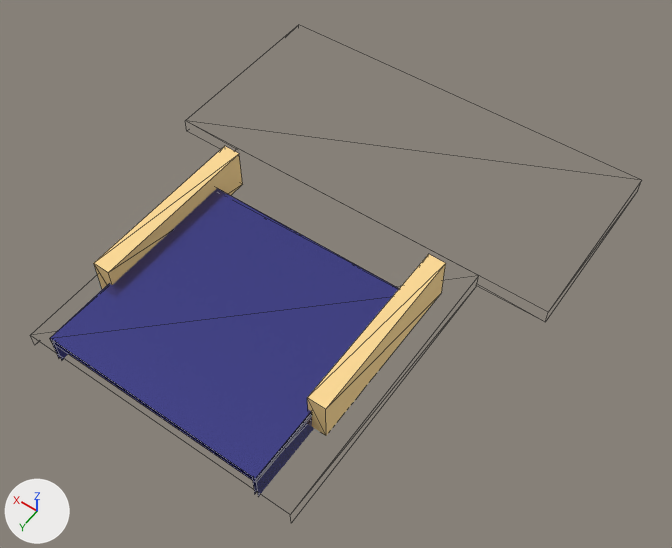
The glTF model public/assets/pusher.glb as it was, and as the next commit left it.
One viewpoint serves both versions: a camera (50 mm lens) standing at (-0.96, 1.135, 2.068) and looking at (-0.08, -0.096, 0.133). Lighting does not change. The marker at lower left points along +X, +Y and +Z. Mesh edges are drawn as thin lines.

The scene before the commit, as lines of its bpy script (objects in view):
```python
mat_floor_back = principled_material('floor-back')
mat_floor_back.base_color = (0.00545, 0.0, 0.0766)  # dark blue #11004e
mat_floor_back.alpha = 0.0
mat_floor_front = principled_material('floor-front')
mat_floor_front.base_color = (0.00545, 0.0, 0.0766)  # dark blue #11004e
mat_floor_front.alpha = 0.0
me_floor_back = bpy.data.meshes.new('floor-back')
me_floor_back.from_pydata(...)  # 8 vertices, 6 faces; spans x -0.4..0.4, y -0.28..0.52, z 0.13..0.175
me_floor_back.materials.append(mat_floor_back)  # dark blue #11004e
me_floor_front = bpy.data.meshes.new('floor-front')
me_floor_front.from_pydata(...)  # 8 vertices, 8 faces; spans x -0.6..0.6, y -0.84..-0.28, z 0.13..0.173
me_floor_front.materials.append(mat_floor_front)  # dark blue #11004e
me_platform_left = bpy.data.meshes.new('platform-left')
me_platform_left.from_pydata(...)  # 8 vertices, 6 faces; spans x -0.31..-0.3, y -0.08..0.52, z 0.15..0.23
me_platform_left.materials.append(mat_platform_left)  # blue #5353a6
ob_floor_back = bpy.data.objects.new('floor-back', me_floor_back)
ob_floor_back.location = (0.0, 0.0, 0.0)
ob_floor_front = bpy.data.objects.new('floor-front', me_floor_front)
ob_floor_front.location = (0.0, 0.0, 0.0)
ob_platform_left = bpy.data.objects.new('platform-left', me_platform_left)
ob_platform_left.location = (0.0, 0.0, 0.0)
# also in view: 'wall-right' at (0.325, 0.07, 0.23); 'platform-top' at (0.0, 0.22, 0.23); 'wall-left' at (-0.325, 0.07, 0.23)
```
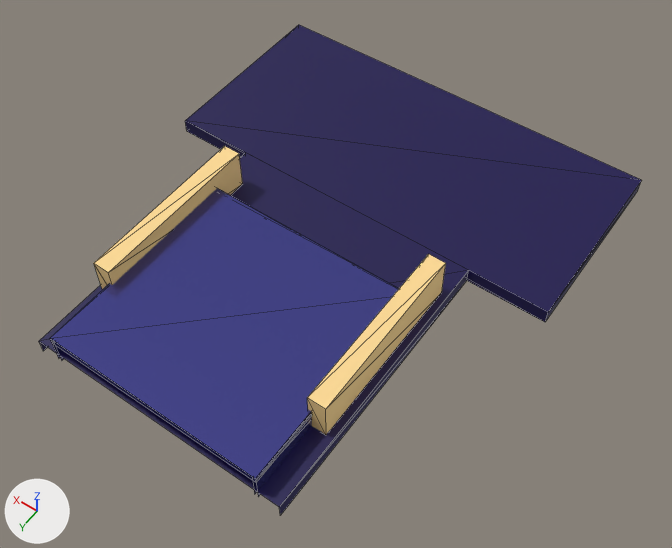
The change in detail:
In material 'floor-back' (mat_floor_back), alpha goes from 0.0 to 1.0.
In material 'floor-front' (mat_floor_front), alpha goes from 0.0 to 1.0.

Location of each change, (x1, y1, x2, y2) in pixels of the pictures (672 x 548 px):
'floor-front', surface changed (grey to blue)
    both: (185, 25, 641, 322)
'floor-back', surface changed (grey to blue)
    both: (31, 148, 478, 523)
